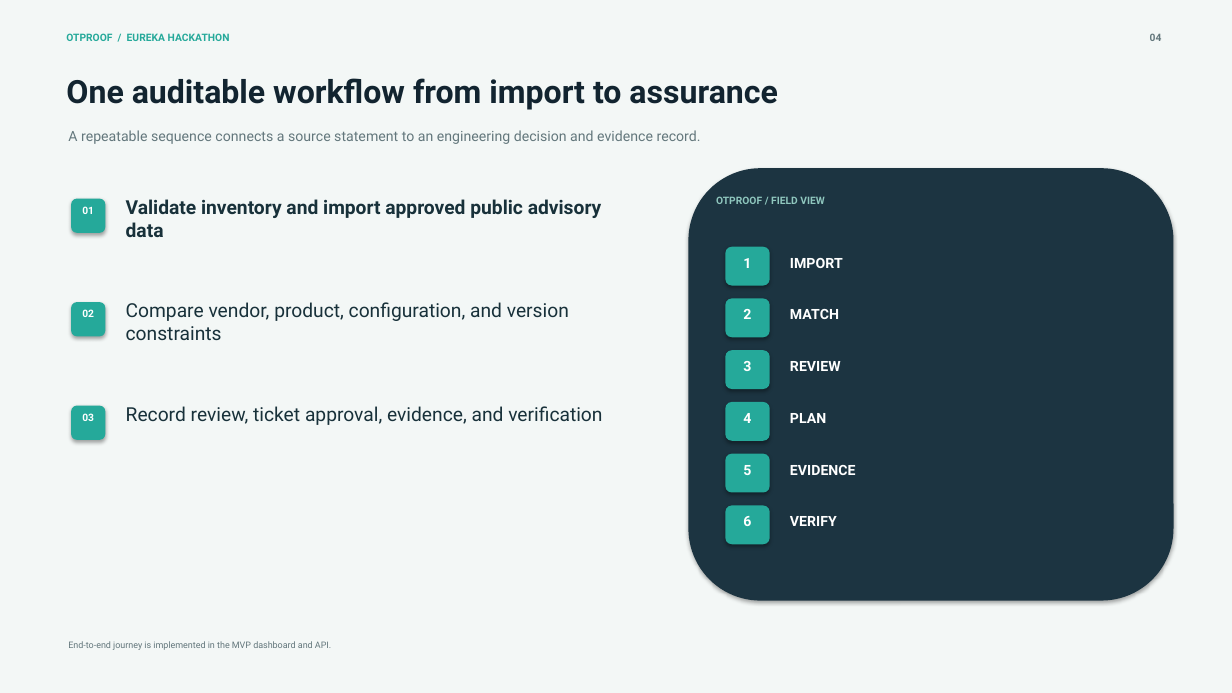
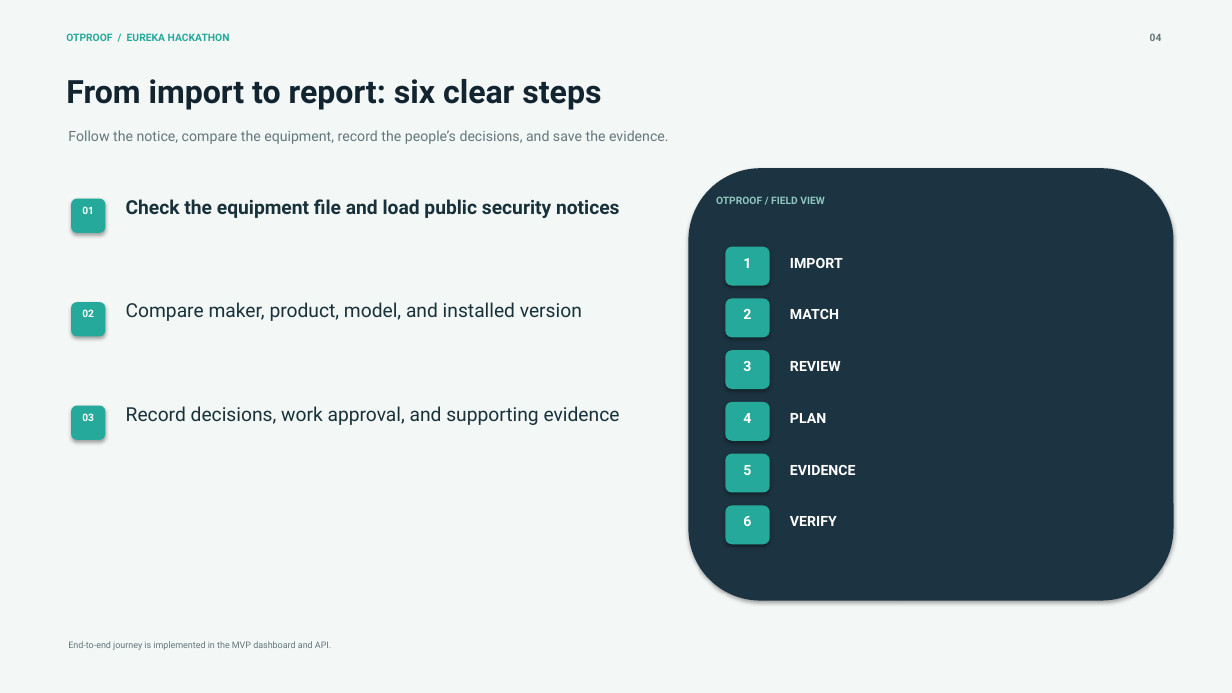
Before and after one commit to deepeshaiml/OTProof, a slide deck: slide 4 of OTProof_Pitch_Deck.pptx. Drawn at 1232x693 pixels with LibreOffice and Linux fonts; fonts in the diff are those of the drawing. Boxes give left, top, right and bottom in pixels: in the first picture for what was removed or moved away, otherwise in the second. Text is boxed around its words. In the diff, an @@ line names an element or a change of style, - is before the commit and + after.

```diff
--- a/OTProof_Pitch_Deck.pptx
+++ b/OTProof_Pitch_Deck.pptx
@@ text at (66, 79, 601, 110): text changed @@
-One auditable workflow from import to assurance
+From import to report: six clear steps
@@ text at (68, 130, 669, 144): text changed @@
-A repeatable sequence connects a source statement to an engineering decision and evidence record.
+Follow the notice, compare the equipment, record the people’s decisions, and save the evidence.
@@ text at (126, 199, 620, 218): text changed @@
-Validate inventory and import approved public advisory data
+Check the equipment file and load public security notices
@@ text at (126, 302, 582, 321): text changed @@
-Compare vendor, product, configuration, and version constraints
+Compare maker, product, model, and installed version
@@ text at (126, 406, 620, 425): text changed @@
-Record review, ticket approval, evidence, and verification
+Record decisions, work approval, and supporting evidence
```
Also in this commit, not shown: 13 other slides changed, 1 slide added, 16 other files.
